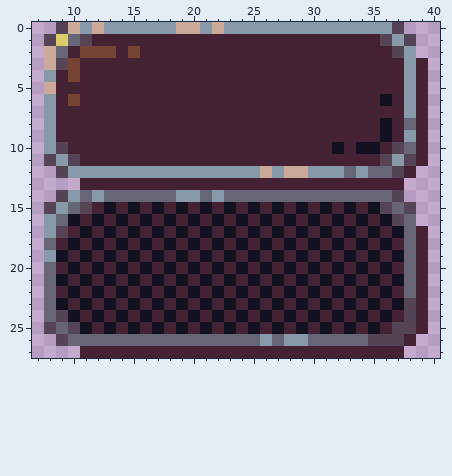
A pixel-art sprite gets an edit: Assets/button.png. Above: the version before the commit.
The file is 48x28 pixels. Shown: x 7..40, y 0..27.
The same view after the edit:
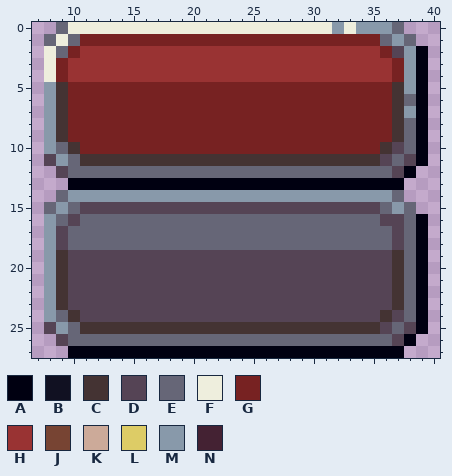
Palette (. is transparent): A #000011  B #111122  C #443333  D #554455  E #666677  F #eeeedd  G #772222  H #993333  J #774433  K #ccaa99  L #ddcc66  M #8899aa  N #442233
Changes in this commit:
@@ x 7..40 @@
- 0 ..DKMKMMMMMMKKMKMMMMMMMMMMMMMMD...
- 1 .DLEDNNNNNNNNNNNNNNNNNNNNNNNNDMD..
- 2 .KENJJJNJNNNNNNNNNNNNNNNNNNNNNDM..
- 3 .KDJNNNNNNNNNNNNNNNNNNNNNNNNNNNMN.
- 4 .MNJNNNNNNNNNNNNNNNNNNNNNNNNNNNMN.
- 5 .KNNNNNNNNNNNNNNNNNNNNNNNNNNNNNMN.
- 6 .MNJNNNNNNNNNNNNNNNNNNNNNNNNNBNMN.
- 7 .MNNNNNNNNNNNNNNNNNNNNNNNNNNNNNMN.
- 8 .MNNNNNNNNNNNNNNNNNNNNNNNNNNNBNEN.
- 9 .MNNNNNNNNNNNNNNNNNNNNNNNNNNNBNMN.
-10 .MDNNNNNNNNNNNNNNNNNNNNNNBNBBNDEN.
-11 .DMDNNNNNNNNNNNNNNNNNNNNNNNNNDMDN.
-12 ..DMMMMMMMMMMMMMMMMKMKKMMMEMEEDN..
-13 ....NNNNNNNNNNNNNNNNNNNNNNNNNNN...
-14 ..DMEMEEEEEEMMEMEEEEEEEEEEEEEED...
-15 .DMEDNBNBNBNBNBNBNBNBNBNBNBNBDED..
-16 .MEBNBNBNBNBNBNBNBNBNBNBNBNBNBDE..
-17 .MDNBNBNBNBNBNBNBNBNBNBNBNBNBNBEN.
-18 .ENBNBNBNBNBNBNBNBNBNBNBNBNBNBNEN.
-19 .MBNBNBNBNBNBNBNBNBNBNBNBNBNBNBEN.
-20 .ENBNBNBNBNBNBNBNBNBNBNBNBNBNBNEN.
-21 .EBNBNBNBNBNBNBNBNBNBNBNBNBNBNBEN.
-22 .ENBNBNBNBNBNBNBNBNBNBNBNBNBNBNEN.
-23 .EBNBNBNBNBNBNBNBNBNBNBNBNBNBNBDN.
-24 .EDBNBNBNBNBNBNBNBNBNBNBNBNBNBNDN.
-25 .DEDBNBNBNBNBNBNBNBNBNBNBNBNBNDDN.
-26 ..DEEEEEEEEEEEEEEEEMEMMEEEEEDDDN..
-27 ....NNNNNNNNNNNNNNNNNNNNNNNNNNN...
+ 0 ..EFFFFFFFFFFFFFFFFFFFFFFMFMMME...
+ 1 .EFEGGGGGGGGGGGGGGGGGGGGGGGGGEME..
+ 2 .FEGHHHHHHHHHHHHHHHHHHHHHHHHHGDMA.
+ 3 .FGHHHHHHHHHHHHHHHHHHHHHHHHHHHGMA.
+ 4 .FGHHHHHHHHHHHHHHHHHHHHHHHHHHHGMA.
+ 5 .MCGGGGGGGGGGGGGGGGGGGGGGGGGGGCMA.
+ 6 .MCGGGGGGGGGGGGGGGGGGGGGGGGGGGCEA.
+ 7 .MCGGGGGGGGGGGGGGGGGGGGGGGGGGGCMA.
+ 8 .MCGGGGGGGGGGGGGGGGGGGGGGGGGGGCEA.
+ 9 .MCGGGGGGGGGGGGGGGGGGGGGGGGGGGCEA.
+10 .MECGGGGGGGGGGGGGGGGGGGGGGGGGCDEA.
+11 .DMECCCCCCCCCCCCCCCCCCCCCCCCCDEDA.
+12 ..DEEEEEEEEEEEEEEEEEEEEEEEEEEEDA..
+13 ...AAAAAAAAAAAAAAAAAAAAAAAAAAAA...
+14 ..EMMMMMMMMMMMMMMMMMMMMMMMMMMME...
+15 .EMEDDDDDDDDDDDDDDDDDDDDDDDDDEME..
+16 .MEDEEEEEEEEEEEEEEEEEEEEEEEEEDDEA.
+17 .MDEEEEEEEEEEEEEEEEEEEEEEEEEEEDEA.
+18 .MDEEEEEEEEEEEEEEEEEEEEEEEEEEEDEA.
+19 .MCDDDDDDDDDDDDDDDDDDDDDDDDDDDCEA.
+20 .MCDDDDDDDDDDDDDDDDDDDDDDDDDDDCEA.
+21 .MCDDDDDDDDDDDDDDDDDDDDDDDDDDDCEA.
+22 .MCDDDDDDDDDDDDDDDDDDDDDDDDDDDCEA.
+23 .MCDDDDDDDDDDDDDDDDDDDDDDDDDDDCEA.
+24 .MECDDDDDDDDDDDDDDDDDDDDDDDDDCDEA.
+25 .DMECCCCCCCCCCCCCCCCCCCCCCCCCDEDA.
+26 ..DEEEEEEEEEEEEEEEEEEEEEEEEEEEDA..
+27 ...AAAAAAAAAAAAAAAAAAAAAAAAAAAA...
